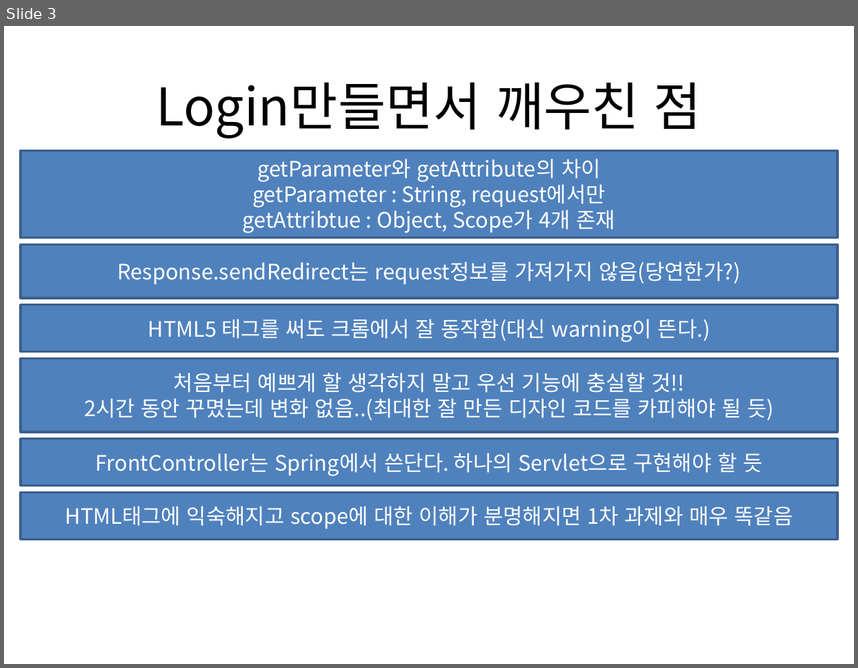
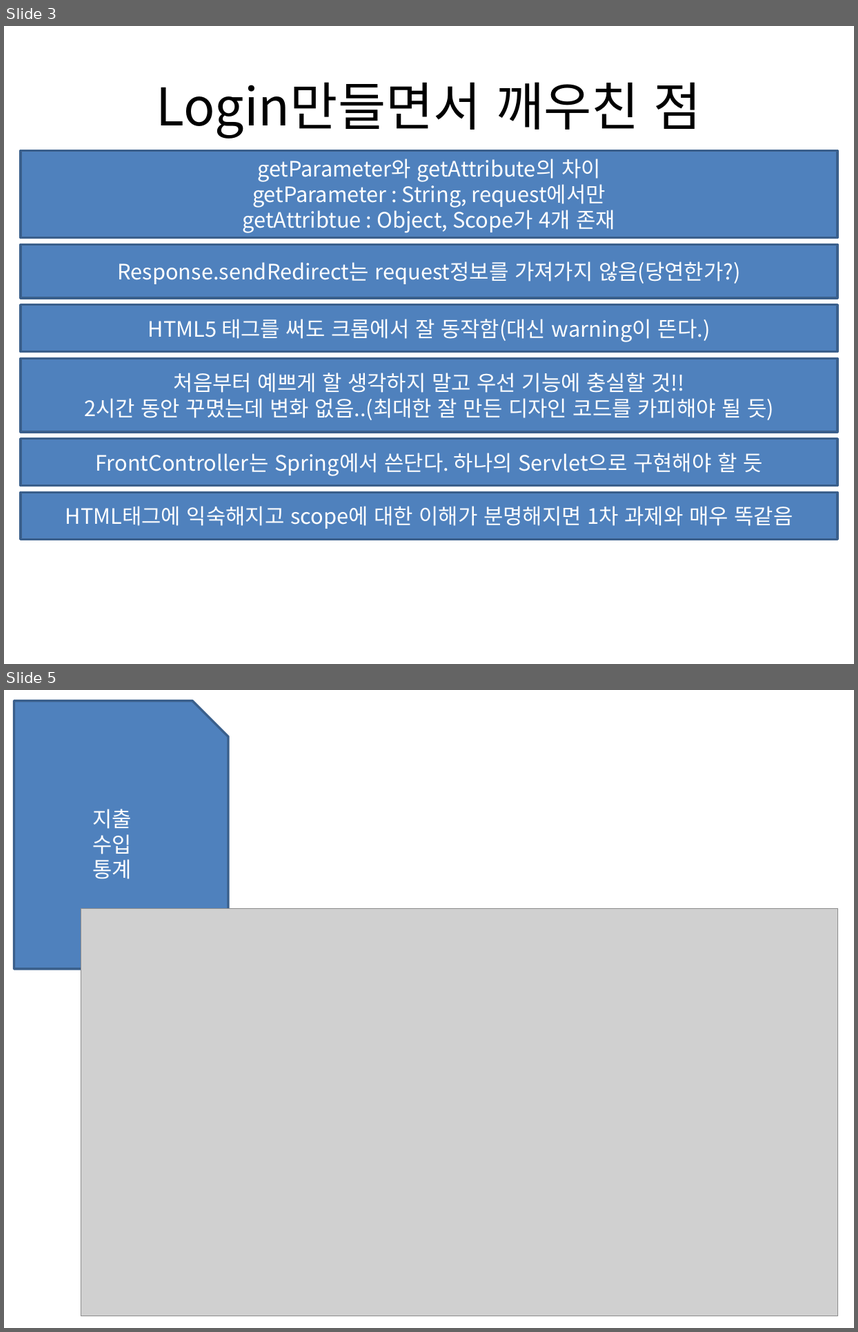
Before and after one commit to seojinkim/SecondProject, a slide deck: SecondProject/SecondProject.pptx. Shown one above the other, each under a label of ours: slide 3 before the commit, slides 3 and 5 after it; the slides between them are not shown. The pictures are 858x668 and 858x1332 pixels, drawn with LibreOffice and Linux fonts; fonts in the diff are those of the drawing; grey boxes stand for pictures. Boxes give left, top, right and bottom in pixels: in the first picture for what was removed or moved away, otherwise in the second. Text is boxed around its words. In the diff, an @@ line names an element or a change of style, - is before the commit and + after.

```diff
--- a/SecondProject/SecondProject.pptx
+++ b/SecondProject/SecondProject.pptx
@@ slide 5 added at (4, 690, 854, 1328), background #FFFFFF @@
@@ snip rect added at (14, 701, 228, 969), fill #4F81BD, outline #3A5F8C 2 pt, 18 pt, text #FFFFFF @@
+지출
+수입
+통계
@@ picture added at (81, 909, 839, 1316) @@
```
Also in this commit, not shown: 1 slide changed, 11 other slides added, 45 other files.
